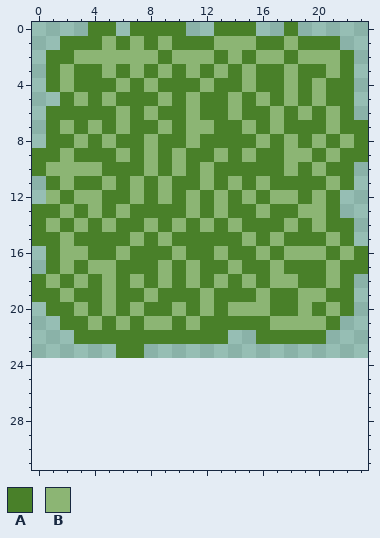
A pixel-art sprite gets an edit: MasterProjects/Assets/Sprites/landing.png. The first picture shows the starting point.
The file is 24x24 pixels. The old version is drawn lined up with the new one, on the new canvas.
Palette (. is transparent): A #498029  B #8cb574
Pixels before, first column x 0:
 0 ....AA.AAAA..AAA..A.....
 1 ..AAABABABAAABBBAABAAA..
 2 .AABBBBBBABBBABABBABBBA.
 3 .ABAABABABABABABAABAABA.
 4 .ABAAABABAAABAABAABABAA.
 5 ..ABABAAABABAABABABABAA.
 6 .AAAAABABAABAABAABABABA.
 7 .ABABABAABABBAABABAAABAA
 8 .AABABAABAABAAAABABABABA
 9 AABAAABABABAABABAABBABAA
10 ABBBBAAABABABAAAAABABAA.
11 .ABAABABABAABABABAAAABA.
12 .BABBAABABABABABABBABA..
13 AABABABAAAABABAABAABBA..
14 ABABABAABABABABAAABABAA.
15 AABAAAABABAAAAABABAAABA.
16 .ABBAABAAABAABAABABBBABA
17 .ABABBAAABABAABAABAAABAA
18 ABABABABABABABABABBAABA.
19 AABAABAABAAABAAABAABBAA.
20 .AABABABAABABABBBAABABA.
21 ..AABABABBABAAAAABBBBA..
22 ...AAAAAAAAAAA..AAAAA...
23 ......AA................
Now the later version:
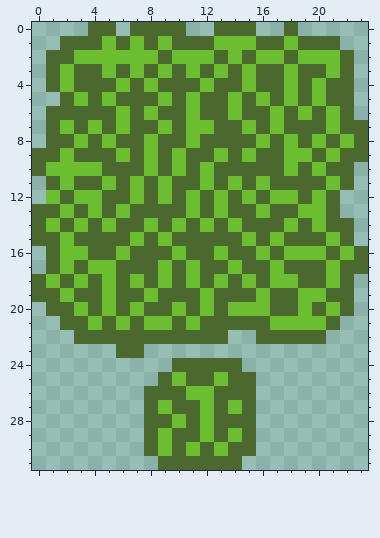
Edits made:
canvas 24x24 -> 24x32
Colour A changes from #498029 to #4b692f.
Colour B changes from #8cb574 to #6abe30.
The edit adds colour A in row 24 at x 10 to 14; in row 25 at x 9, 11 to 12 and 14 to 15; in row 26 at x 8 to 10 and 13 to 15; in row 27 at x 8, 10 to 11, 13 and 15; in row 28 at x 8 to 9, 11 and 13 to 15; in row 29 at x 8, 10 to 11, 13 and 15.
The edit adds colour A in row 30 at x 8, 10, 12 and 14 to 15; in row 31 at x 9 to 14.
The edit adds colour B in row 25 at x 10 and 13; in row 26 at x 11 to 12; in row 27 at x 9, 12 and 14; in row 28 at x 10 and 12; in row 29 at x 9, 12 and 14; in row 30 at x 9, 11 and 13.
Where, in picture pixels (left, top, right, bottom), the same in both pictures:
changed: (32, 22, 368, 470)
